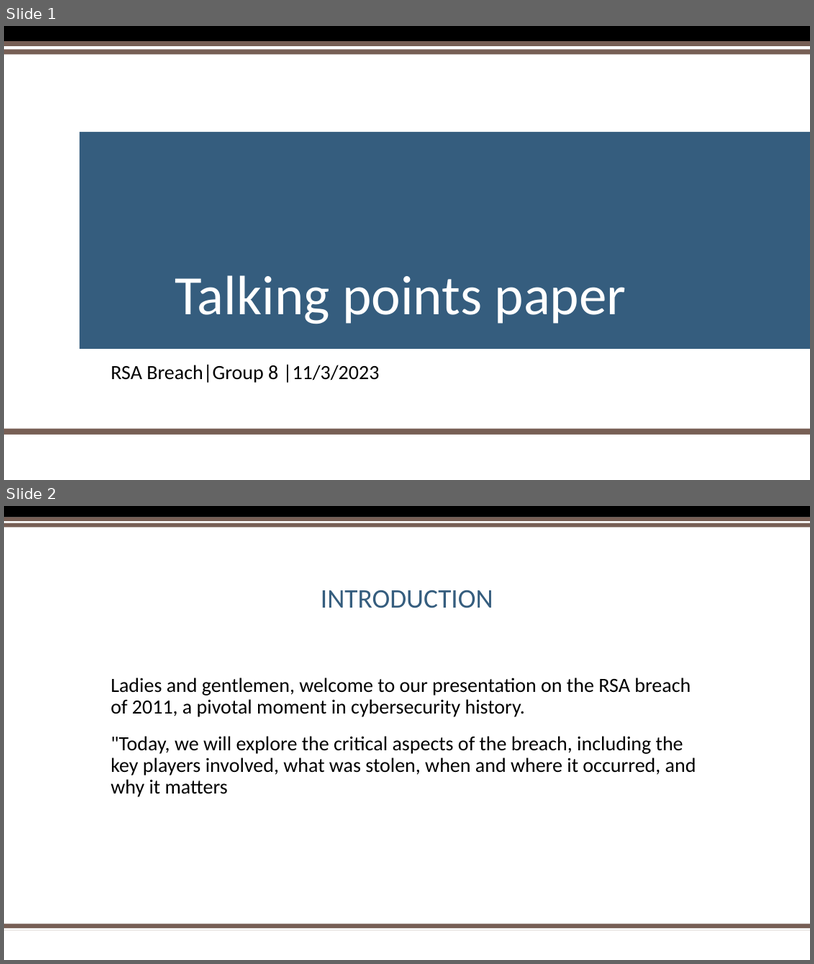
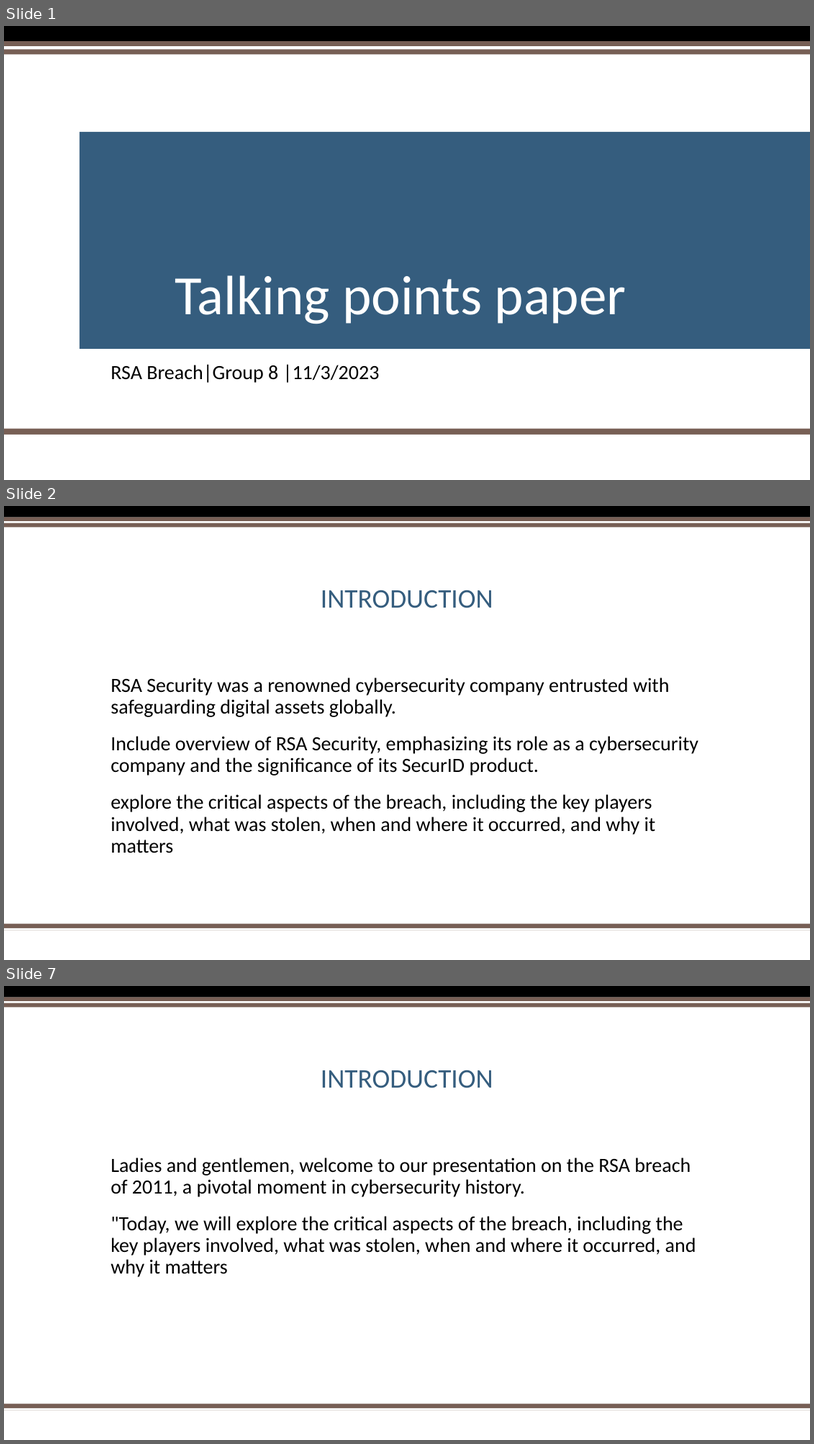
Before and after one commit to 0xTestbuild/IncidentResponseTeam8, a slide deck: lastname_Team8_FA_TalkingPointsPaper.pptx. Shown one above the other, each under a label of ours: slides 1 and 2 before the commit, slides 1, 2 and 7 after it; the slides between them are not shown. The pictures are 814x964 and 814x1444 pixels, drawn with LibreOffice and Linux fonts; fonts in the diff are those of the drawing; background and template pictures are left out. Boxes give left, top, right and bottom in pixels: in the first picture for what was removed or moved away, otherwise in the second. Text is boxed around its words. In the diff, an @@ line names an element or a change of style, - is before the commit and + after.

```diff
--- a/lastname_Team8_FA_TalkingPointsPaper.pptx
+++ b/lastname_Team8_FA_TalkingPointsPaper.pptx
@@ slide 2 added at bbox=[4, 506, 810, 960], background #FFFFFF; not listed: 5 template elements that a slide beside it also shows @@
@@ title added at bbox=[321, 590, 494, 608], 32 pt, text #355D7E @@
+INTRODUCTION
@@ text added at bbox=[111, 677, 699, 853], 24 pt, text #000000 @@
+RSA Security was a renowned cybersecurity company entrusted with safeguarding digital assets globally.
+Include overview of RSA Security, emphasizing its role as a cybersecurity company and the significance of its SecurID product.
+explore the critical aspects of the breach, including the key players involved, what was stolen, when and where it occurred, and why it matters
@@ what was slide 2 is now slide 7 @@
```
Also in this commit, not shown: 4 other slides added.
